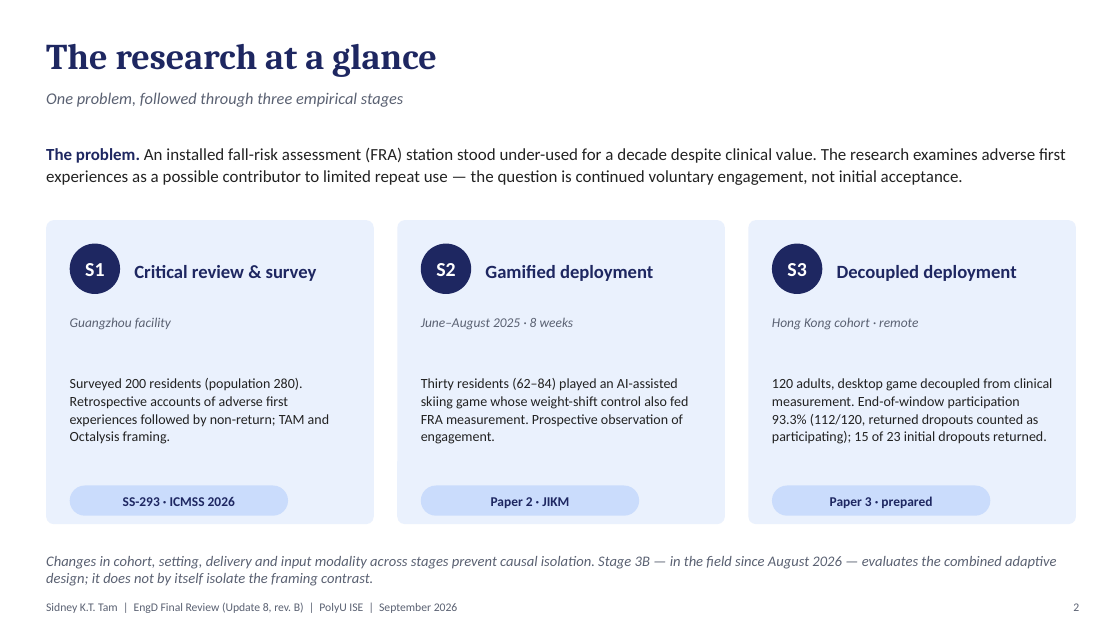
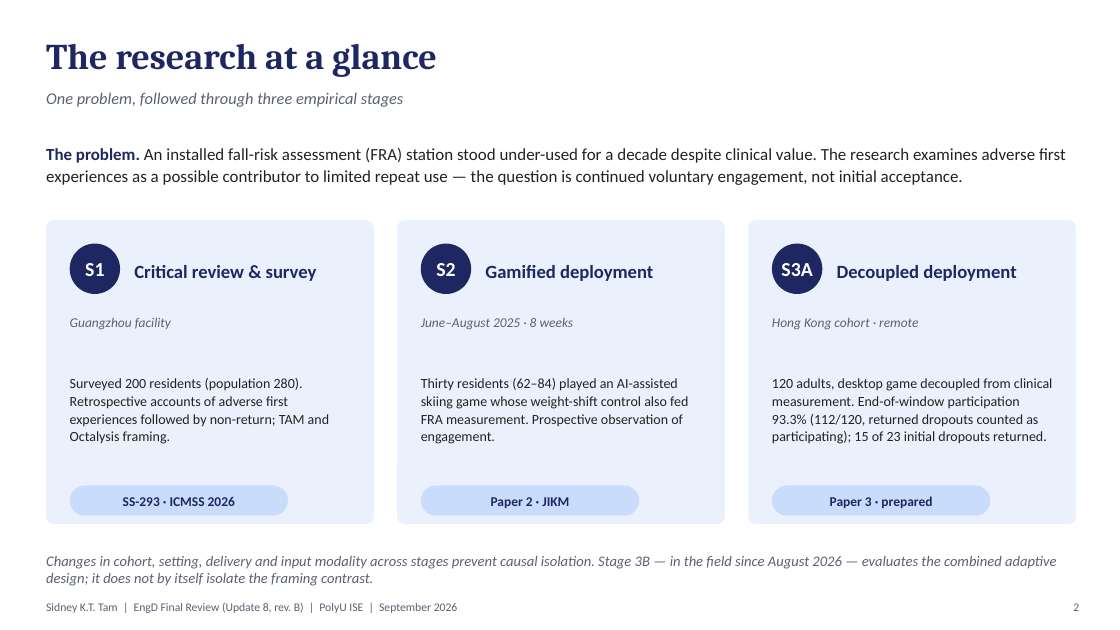
Before and after one commit to leicatam/gamification, a slide deck: slide 2 of docs/presentations/EngD_Update_8_Final_Review_September2026_revB.pptx. Drawn at 1120x630 pixels with LibreOffice and Linux fonts; fonts in the diff are those of the drawing. Boxes give left, top, right and bottom in pixels: in the first picture for what was removed or moved away, otherwise in the second. Text is boxed around its words. In the diff, an @@ line names an element or a change of style, - is before the commit and + after.

```diff
--- a/docs/presentations/EngD_Update_8_Final_Review_September2026_revB.pptx
+++ b/docs/presentations/EngD_Update_8_Final_Review_September2026_revB.pptx
@@ text at <box>781,263,812,276</box>: text changed @@
-S3
+S3A
```
Also in this commit, not shown: 1 other slide changed.
